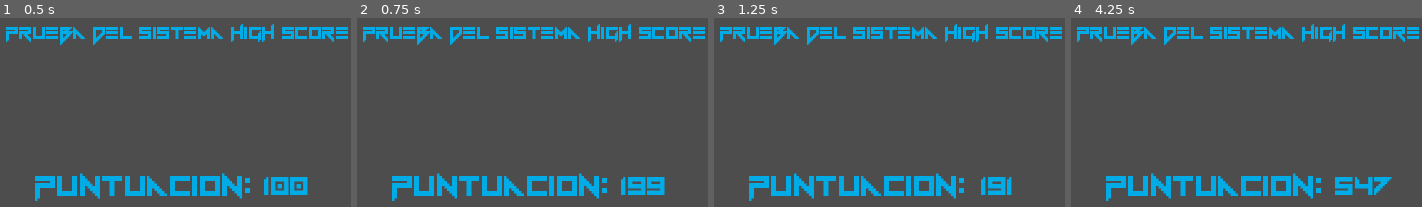
Above: before the commit, frames 1-4 (left to right).
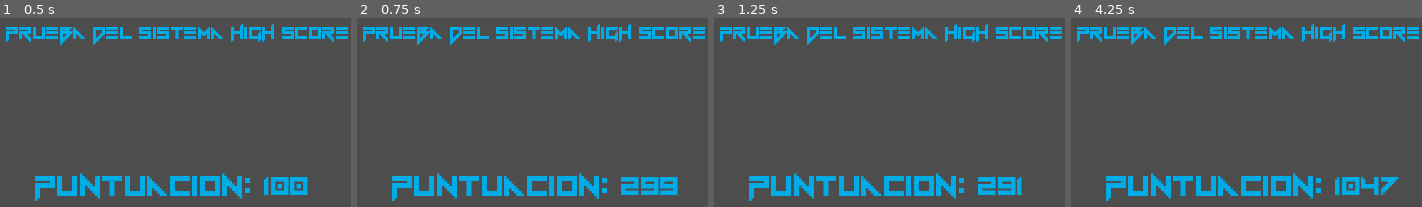
Above: after the commit, the same moments.

Repository: AngelBFdev/DashUp
Game: Godot game, scene res://TestingScenes/testHighScore.tscn
Two runs of this game, one before a commit and one after it. Both use one fixed random seed, a clock stepped at 60 frames per second and the inputs below. This scene is started directly instead of the project's main scene.
Inputs (mouse positions are in pixels of both pictures, inside the frame that each line leads up to):
- Up to frame 1 (0.5 s): no input
- Up to frame 2 (0.75 s): tap Enter at 0.5 s; move the mouse to (outside the picture) at 0.52 s; click (outside the picture) at 0.6 s
- Up to frame 3 (1.25 s): no input
- Up to frame 4 (4.25 s): move the mouse to (outside the picture) at 1.27 s; click (outside the picture) at 1.35 s; move the mouse to (1278, 101) at 2.02 s; click (1278, 101) at 2.1 s; move the mouse to (outside the picture) at 2.77 s; click (outside the picture) at 2.85 s; tap Space at 3.5 s; move the mouse to (outside the picture) at 3.52 s; click (outside the picture) at 3.6 s

Frame 1 is identical in both runs. In frame 2, 0.7% of the frame differs, in the area x 75-92%, y 84-94%; in frame 3, 0.7%; in frame 4, 0.8%, in the area x 75-94%, y 84-94%.

Commit message:
assets file was deleted, input map Left_clic was deleted

Diff:
--- a/Scripts/testHighScore.gd
+++ b/Scripts/testHighScore.gd
@@ -10,5 +10,5 @@
     pass
 
 func _input(event: InputEvent):
-    if Input.is_action_just_pressed("Left_Click") or event is InputEventScreenTouch:
+    if event is InputEventMouseButton or event is InputEventScreenTouch:
         $high_score.increase_score()
--- a/TestingScenes/testHighScore.tscn
+++ b/TestingScenes/testHighScore.tscn
@@ -2,7 +2,7 @@
 
 [ext_resource type="Script" path="res://scripts/testHighScore.gd" id="1_noxaa"]
 [ext_resource type="FontFile" uid="uid://ck1u6sbw0cmkt" path="res://fonts/Vermin Vibes 1989.ttf" id="2_72p67"]
-[ext_resource type="PackedScene" uid="uid://bmgg254ucp8mn" path="res://assets/high_score.tscn" id="3_ih0ko"]
+[ext_resource type="PackedScene" uid="uid://bmgg254ucp8mn" path="res://Components/high_score.tscn" id="3_ih0ko"]
 
 [node name="TestMenu" type="Control"]
 layout_mode = 3
--- a/assets/character.tscn
+++ /dev/null
@@ -1,24 +0,0 @@
-[gd_scene load_steps=4 format=3 uid="uid://cu2cfspchijs"]
-
-[ext_resource type="Script" path="res://scripts/character_body_2d.gd" id="1_gdavt"]
-[ext_resource type="Texture2D" uid="uid://u1lndgijmhr8" path="res://sprites/character_v1.png" id="2_rcpvn"]
-
-[sub_resource type="CircleShape2D" id="CircleShape2D_qpkos"]
-radius = 9.0
-
-[node name="Node2D" type="Node2D"]
-
-[node name="CharacterBody2D" type="CharacterBody2D" parent="."]
-script = ExtResource("1_gdavt")
-
-[node name="Sprite2D" type="Sprite2D" parent="CharacterBody2D"]
-texture_filter = 1
-texture = ExtResource("2_rcpvn")
-
-[node name="CollisionShape2D" type="CollisionShape2D" parent="CharacterBody2D"]
-shape = SubResource("CircleShape2D_qpkos")
-
-[node name="Camera2D" type="Camera2D" parent="CharacterBody2D"]
-position = Vector2(-1, -233)
-scale = Vector2(6.6, 0.24)
-position_smoothing_enabled = true
--- a/assets/platform.tscn
+++ /dev/null
@@ -1,52 +0,0 @@
-[gd_scene load_steps=6 format=3 uid="uid://d1al6a1r3j64j"]
-
-[ext_resource type="Texture2D" uid="uid://bm6u66i3j5dqk" path="res://sprites/sprite_sheet_v2.png" id="1_0m0mf"]
-[ext_resource type="Script" path="res://scripts/tile_map_layer.gd" id="2_urbg2"]
-
-[sub_resource type="TileSetAtlasSource" id="TileSetAtlasSource_7nqc3"]
-texture = ExtResource("1_0m0mf")
-texture_region_size = Vector2i(8, 8)
-0:0/0 = 0
-1:0/0 = 0
-2:0/0 = 0
-3:0/0 = 0
-2:1/0 = 0
-3:1/0 = 0
-4:0/0 = 0
-5:0/0 = 0
-6:0/0 = 0
-7:0/0 = 0
-4:1/0 = 0
-5:1/0 = 0
-6:1/0 = 0
-7:1/0 = 0
-3:2/0 = 0
-4:2/0 = 0
-5:2/0 = 0
-6:2/0 = 0
-7:2/0 = 0
-3:3/0 = 0
-4:3/0 = 0
-5:3/0 = 0
-6:3/0 = 0
-7:3/0 = 0
-
-[sub_resource type="TileSet" id="TileSet_0ej4c"]
-tile_size = Vector2i(8, 8)
-sources/0 = SubResource("TileSetAtlasSource_7nqc3")
-
-[sub_resource type="RectangleShape2D" id="RectangleShape2D_o1g4x"]
-size = Vector2(65, 8)
-
-[node name="Node2D" type="Node2D"]
-
-[node name="TileMapLayer" type="TileMapLayer" parent="."]
-texture_filter = 1
-tile_set = SubResource("TileSet_0ej4c")
-script = ExtResource("2_urbg2")
-
-[node name="CharacterBody2D" type="CharacterBody2D" parent="TileMapLayer"]
-
-[node name="CollisionShape2D" type="CollisionShape2D" parent="TileMapLayer/CharacterBody2D"]
-position = Vector2(32.5, 4)
-shape = SubResource("RectangleShape2D_o1g4x")
--- a/project.godot
+++ b/project.godot
@@ -11,7 +11,7 @@
 [application]
 
 config/name="DashUp"
-run/main_scene="res://TestingScenes/dash_testing.tscn"
+run/main_scene="res://Scenes/menu_scene.tscn"
 config/features=PackedStringArray("4.3", "Mobile")
 config/icon="res://icon.svg"
 
@@ -27,14 +27,6 @@
 window/stretch/aspect="expand"
 window/handheld/orientation=1
 
-[input]
-
-Left_Click={
-"deadzone": 0.5,
-"events": [Object(InputEventMouseButton,"resource_local_to_scene":false,"resource_name":"","device":-1,"window_id":0,"alt_pressed":false,"shift_pressed":false,"ctrl_pressed":false,"meta_pressed":false,"button_mask":0,"position":Vector2(0, 0),"global_position":Vector2(0, 0),"factor":1.0,"button_index":1,"canceled":false,"pressed":false,"double_click":false,"script":null)
-]
-}
-
 [rendering]
 
 textures/canvas_textures/default_texture_filter=0
Renamed: assets/high_score.tscn -> Components/high_score.tscn
